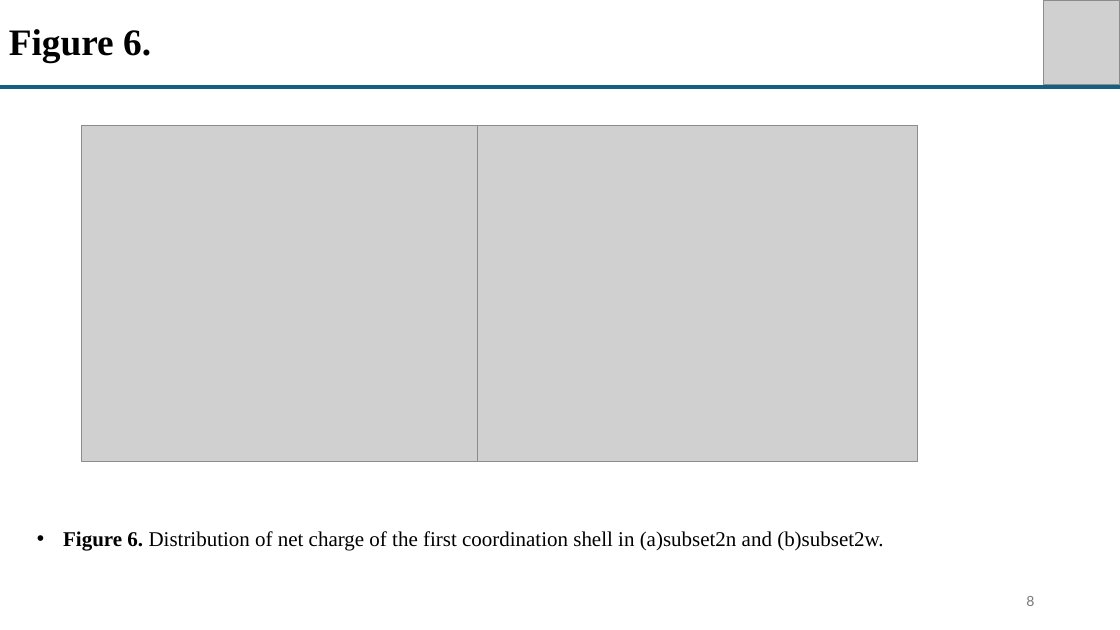
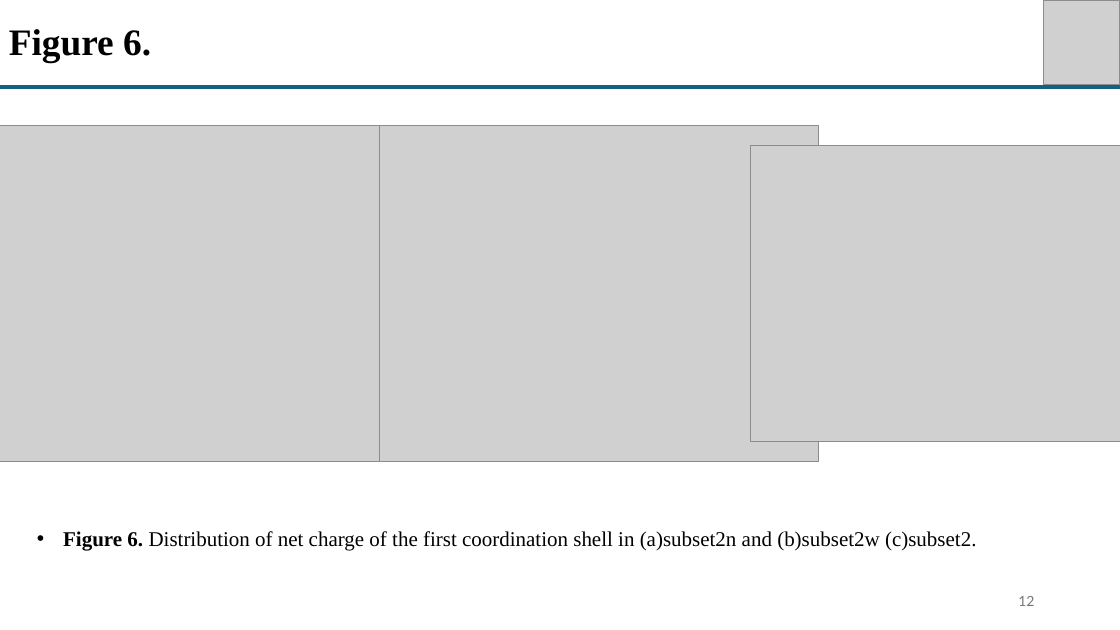
Before and after one commit to sheinlee/nitrate_and_water_in_csd, a slide deck: slide 12 of Figure in paper 2.pptx (slide 8 before the commit). Drawn at 1120x630 pixels with LibreOffice and Linux fonts; fonts in the diff are those of the drawing; grey boxes stand for pictures. Boxes give left, top, right and bottom in pixels: in the first picture for what was removed or moved away, otherwise in the second. Text is boxed around its words. In the diff, an @@ line names an element or a change of style, - is before the commit and + after.

```diff
--- a/Figure in paper 2.pptx
+++ b/Figure in paper 2.pptx
@@ 2 pictures, 1 text: place and size @@
-2 pictures, 1 text at [82, 125, 918, 461]
+2 pictures, 1 text at [0, 125, 818, 461]
@@ picture added at [751, 145, 1120, 441] @@
@@ text at [63, 531, 976, 551]: text changed @@
-• Figure 6. Distribution of net charge of the first coordination shell in (a)subset2n and (b)subset2w.
+• Figure 6. Distribution of net charge of the first coordination shell in (a)subset2n and (b)subset2w (c)subset2.
@@ page number at [1018, 596, 1034, 606]: text changed @@
-8
+12
```
Also in this commit, not shown: 6 other slides changed, 2 slides added, 7 other files.
